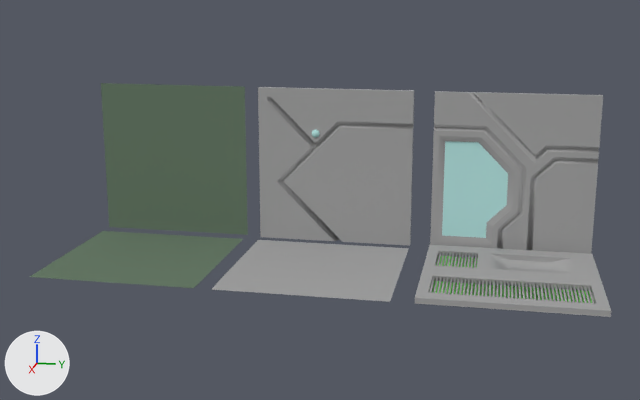
What one commit did to the Blender file art/walkways.blend.
Before and after are seen from a 50 mm camera at (49.7, 21.1, 16.6) aimed at (-0.7, 11.1, 4.0). Lighting does not change. The marker at lower left points along +X, +Y and +Z.

Objects in the first picture: 'Backwall1', 'Backwall2', 'Backwall3', 'Floor1', 'Floor2', 'Floor3'.
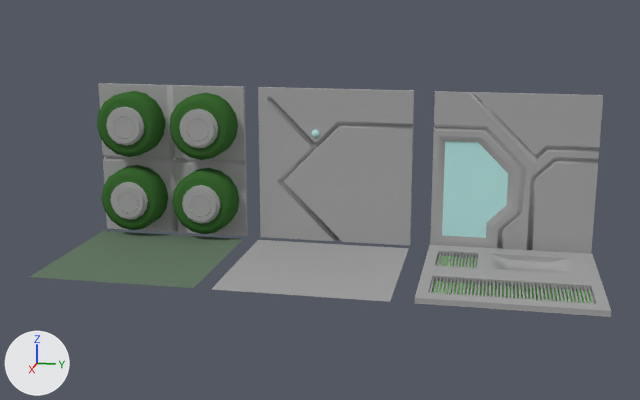
Pixel boxes [x1, y1, x2, y2] of what changed, in the pictures (640 x 400 px):
'Backwall1', reshaped
    before: [101, 83, 248, 235]
    after: [97, 83, 248, 236]
part 1 of me_backwall1, added
    after: [97, 83, 248, 236]

What the commit changed:
Material 'GreenPlastic' (mat_greenplastic) is new.
Its base color is (0.0451, 0.142, 0.0328) (dark green #3c6933).
me_backwall1 is used by ob_backwall1; location (-6.0, 0.0, 5.0).
me_backwall1 had 4 vertices, 1 face and spanned x 0.0, y -5.0..5.0, z -5.0..5.0.
me_backwall1 no longer uses material mat_backwall1 (grey #697c69).
me_backwall1 now has 1581 vertices, 1568 faces and spans x -0.86..2.39, y -5.0..5.0, z -5.0..5.0.
me_backwall1 part 1: 1577 vertices added at x -0.86..2.39, y -5.0..5.0, z -5.0..5.0.
me_backwall1 part 2: the surface is now shaded smooth.
me_backwall1 now uses material mat_metal (grey #a5a5a5).
me_backwall1 now uses material mat_greenplastic (dark green #3c6933).
